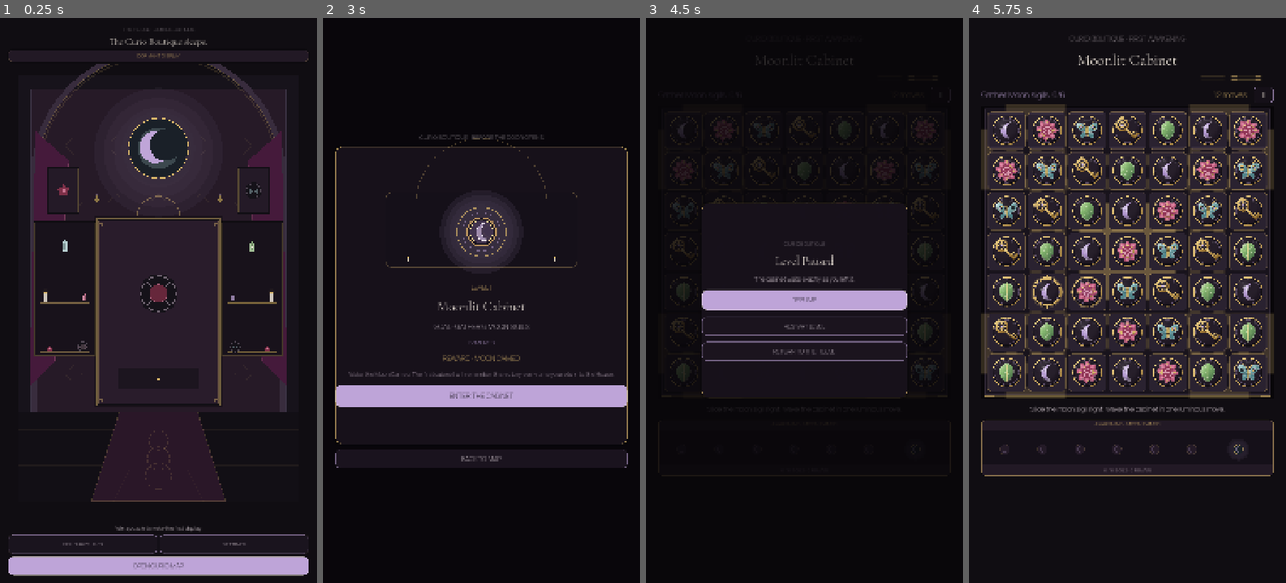
Above: before the commit, frames 1-4 (left to right).
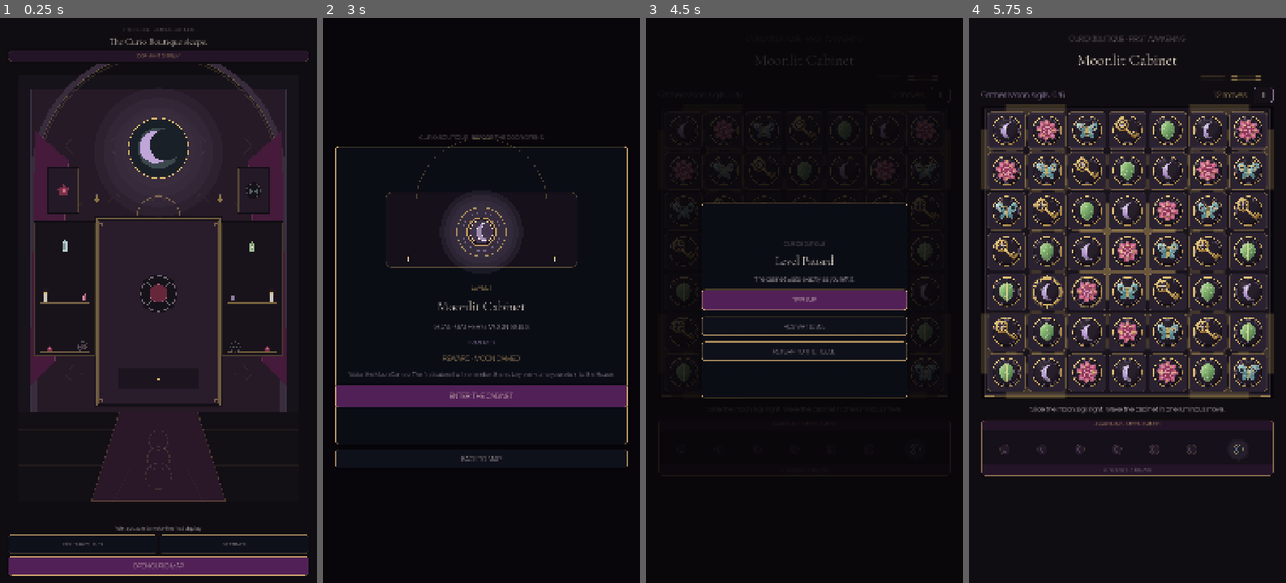
Above: after the commit, the same moments.

Repository: Jay-prodesign/akilta-match3
Game: Godot game, scene res://src/app/app_bootstrap.tscn
Same seed, same stepped clock (60 frames per second), same inputs: the game is played once before the commit and once after it.
Inputs:
- Up to frame 1 (0.25 s): no input
- Up to frame 2 (3 s): click "RELIQUARY · 0 / 3" at 0.5 s; click "BACK TO THE HOUSE" at 1.25 s; click "OPEN CURIO MAP" at 2 s; click "1" at 2.75 s
- Up to frame 3 (4.5 s): click "ENTER THE CABINET" at 3.5 s; click "Ⅱ" at 4.25 s
- Up to frame 4 (5.75 s): click "RESTART LEVEL" at 5 s

The runs differ from the first frame. In frame 1, 3.6% of the frame differs, in the area x 2-98%, y 91-99%; in frame 2, 4.1%, in the area x 3-97%, y 22-80%; in frame 3, 3.1%; in frame 4, less than 0.1%.

Commit message:
feat(visual): begin North Star gothic navy gold velvet UI system

Diff:
--- a/src/ui/theme/curio_materials.gd
+++ b/src/ui/theme/curio_materials.gd
@@ -4,14 +4,14 @@
 ## Shared Curio House material language for player-facing UI.
 ## Product-owned: no donor visual identity or paid assets.
 
-const INK := Color("#100D12")
-const VELVET := Color("#17131B")
-const PLUM := Color("#241A27")
-const PLUM_RAISED := Color("#2E2135")
-const BONE := Color("#F1E8DD")
-const MIST := Color("#D9CDD5")
-const LILAC := Color("#BFA5D8")
-const GOLD := Color("#D8B56A")
+const INK := Color("#080C15")
+const VELVET := Color("#101320")
+const PLUM := Color("#251529")
+const PLUM_RAISED := Color("#371C3C")
+const BONE := Color("#F4E5D3")
+const MIST := Color("#D8C6C3")
+const LILAC := Color("#9F78C0")
+const GOLD := Color("#D5AD70")
 
 const PRIMARY_BUTTONS := ["Start", "Action", "Close", "PlayButton", "Resume"]
 const SECONDARY_BUTTONS := ["Back", "SettingsButton", "CollectionButton", "Retry", "Exit"]
@@ -35,7 +35,7 @@
 		"mist": MIST.to_html(),
 		"lilac": LILAC.to_html(),
 		"gold": GOLD.to_html(),
-		"corner_radius": 18,
+		"corner_radius": 8,
 		"identity": "curio_house_product_owned",
 	}
 
@@ -60,16 +60,16 @@
 	if not (HERO_PANELS.has(name) or SEALED_PANELS.has(name) or CHIP_PANELS.has(name)):
 		return
 	var box := StyleBoxFlat.new()
-	box.corner_radius_top_left = 22
-	box.corner_radius_top_right = 22
-	box.corner_radius_bottom_left = 22
-	box.corner_radius_bottom_right = 22
+	box.corner_radius_top_left = 8
+	box.corner_radius_top_right = 8
+	box.corner_radius_bottom_left = 8
+	box.corner_radius_bottom_right = 8
 	box.border_width_left = 1
 	box.border_width_top = 1
 	box.border_width_right = 1
 	box.border_width_bottom = 1
 	box.shadow_color = Color(0, 0, 0, 0.36)
-	box.shadow_size = 10
+	box.shadow_size = 15
 	if SEALED_PANELS.has(name):
 		box.bg_color = Color(0.07, 0.052, 0.082, 0.97)
 		box.border_color = Color(LILAC, 0.20)
@@ -82,24 +82,24 @@
 		box.corner_radius_bottom_right = 14
 		box.shadow_size = 4
 	else:
-		box.bg_color = Color(0.09, 0.067, 0.105, 0.985)
-		box.border_color = Color(GOLD, 0.38)
+		box.bg_color = Color(0.043, 0.052, 0.085, 0.985)
+		box.border_color = Color(GOLD, 0.78)
 	panel.add_theme_stylebox_override("panel", box)
 
 static func _style_button(button: Button) -> void:
 	var name := String(button.name)
 	if PRIMARY_BUTTONS.has(name):
-		var normal := _button_box(Color("#BEA4D8"), Color(BONE, 0.24), 18)
-		var hover := _button_box(Color("#CDB8E1"), Color(BONE, 0.42), 18)
-		var pressed := _button_box(Color("#A98FC3"), Color(GOLD, 0.42), 18)
+		var normal := _button_box(Color("#512057"), Color(GOLD, 0.88), 8)
+		var hover := _button_box(Color("#6B2A73"), Color(GOLD, 1.0), 8)
+		var pressed := _button_box(Color("#35153B"), Color(GOLD, 0.95), 8)
 		button.add_theme_stylebox_override("normal", normal)
 		button.add_theme_stylebox_override("hover", hover)
 		button.add_theme_stylebox_override("pressed", pressed)
-		button.add_theme_color_override("font_color", INK)
-		button.add_theme_color_override("font_hover_color", INK)
-		button.add_theme_color_override("font_pressed_color", INK)
+		button.add_theme_color_override("font_color", BONE)
+		button.add_theme_color_override("font_hover_color", BONE)
+		button.add_theme_color_override("font_pressed_color", BONE)
 	elif SECONDARY_BUTTONS.has(name):
-		var utility := _button_box(Color(0.105, 0.078, 0.12, 0.98), Color(LILAC, 0.24), 15)
+		var utility := _button_box(Color(0.055, 0.063, 0.105, 0.98), Color(GOLD, 0.48), 8)
 		button.add_theme_stylebox_override("normal", utility)
 		button.add_theme_stylebox_override("hover", utility)
 		button.add_theme_stylebox_override("pressed", utility)
@@ -129,6 +129,8 @@
 	box.border_width_right = 1
 	box.border_width_bottom = 1
 	box.border_color = border
+	box.shadow_color = Color(0, 0, 0, 0.42)
+	box.shadow_size = 5
 	box.corner_radius_top_left = radius
 	box.corner_radius_top_right = radius
 	box.corner_radius_bottom_left = radius
